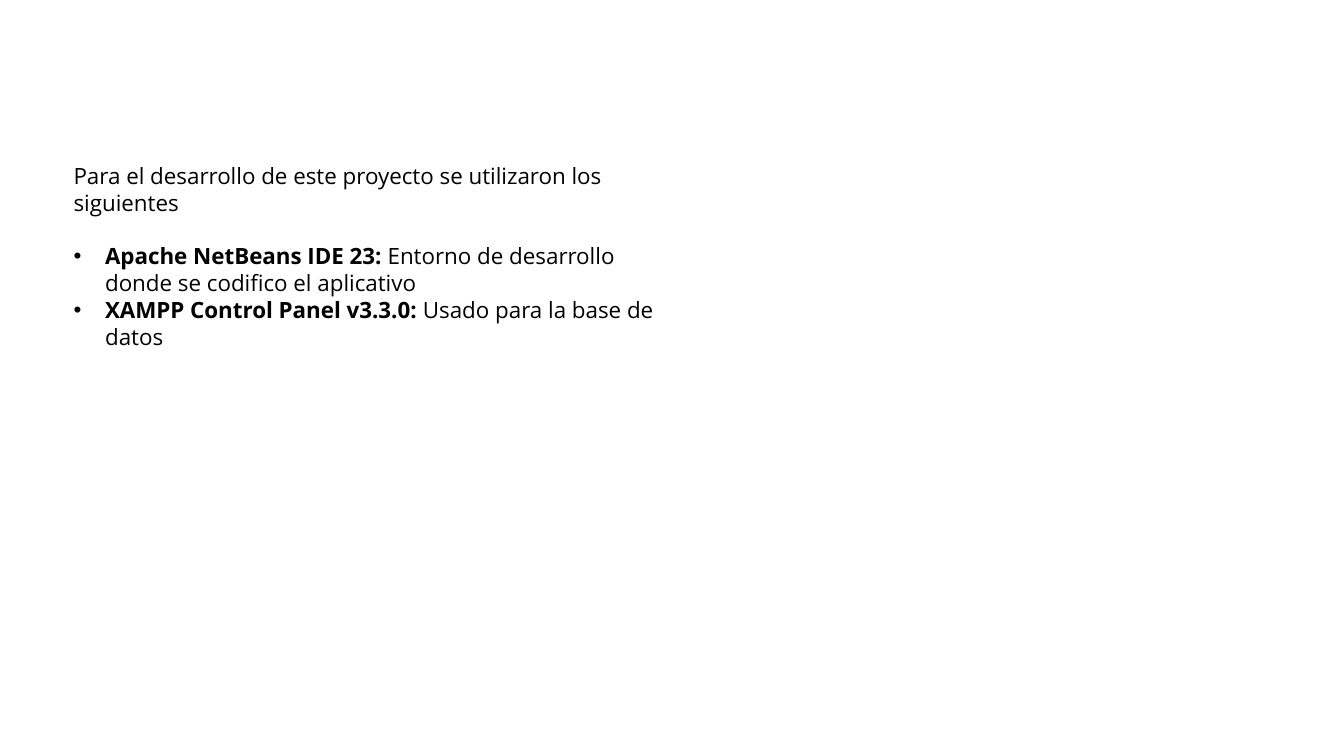
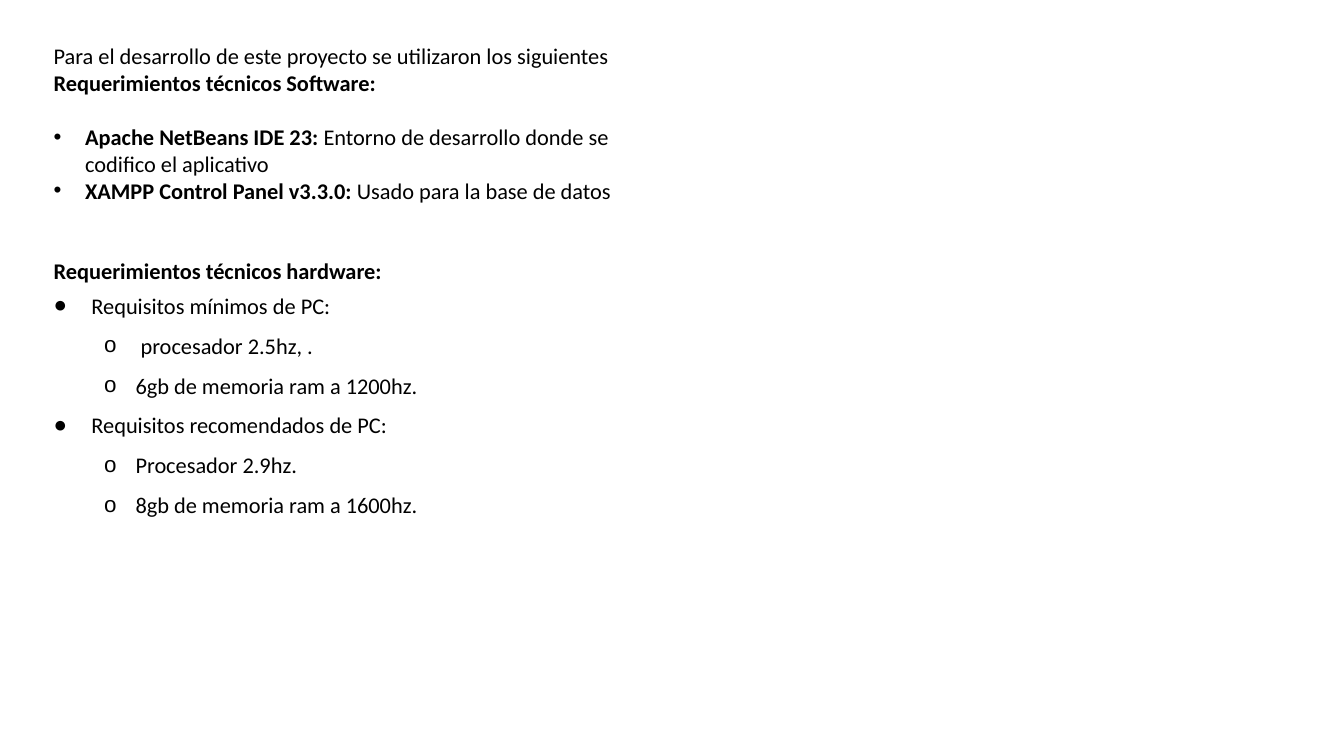
Before and after one commit to DavidPulidoSarmiento/PROYECTO, a slide deck: slide 8 of Proyecto/Presentacion.pptx (slide 6 before the commit). Drawn at 1344x756 pixels with LibreOffice and Linux fonts; fonts in the diff are those of the drawing. Boxes give left, top, right and bottom in pixels: in the first picture for what was removed or moved away, otherwise in the second. Text is boxed around its words. In the diff, an @@ line names an element or a change of style, - is before the commit and + after.

```diff
--- a/Proyecto/Presentacion.pptx
+++ b/Proyecto/Presentacion.pptx
@@ text "Para el desarrollo de este ...": place and size @@
-text "Para el desarrollo de este ..." at [74, 167, 653, 346]
+text "Para el desarrollo de este ..." at [54, 48, 611, 517]
@@ text at [54, 48, 611, 203]: font Open Sans to Calibri in "Para el desarrollo de este proyecto se ...", "Apache NetBeans IDE 23: Entorno de desarrollo ...", "XAMPP Control Panel v3.3.0: Usado para la ..." @@
@@ text at [54, 75, 375, 95]: paragraph added @@
+Requerimientos técnicos Software:
@@ text at [54, 263, 417, 517]: paragraphs added @@
+Requerimientos técnicos hardware:
+● Requisitos mínimos de PC:
+  o procesador 2.5hz, .
+  o 6gb de memoria ram a 1200hz.
+● Requisitos recomendados de PC:
+  o Procesador 2.9hz.
+  o 8gb de memoria ram a 1600hz.
```
Also in this commit, not shown: 2 other slides changed, 3 slides added, 6 slides removed, 3 other files.
